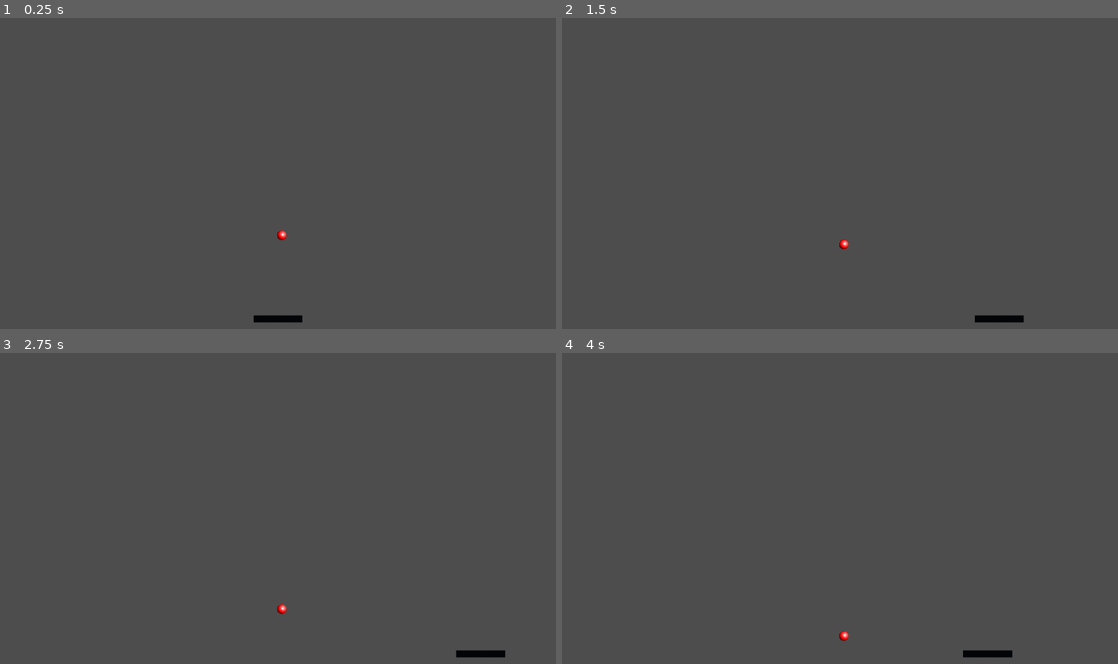
Above: before the commit, frames 1-4 (two rows, left to right).
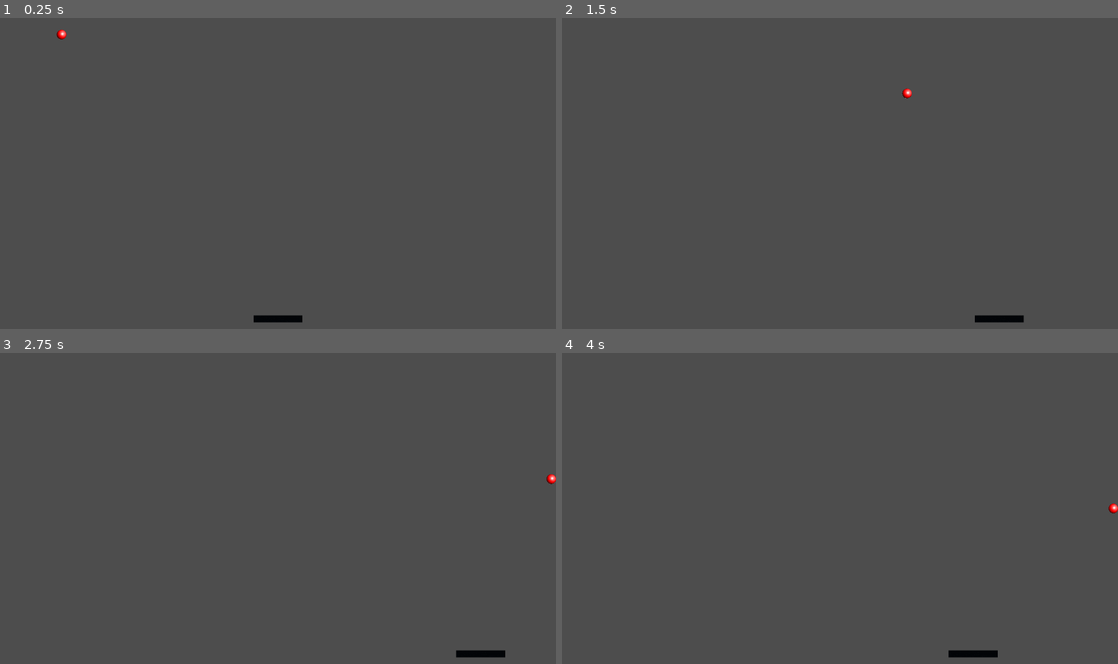
Above: after the commit, the same moments.

Repository: Archaoss/OneLastBrick
Game: Godot game, scene res://main.tscn
The game is run twice, just before and just after one commit, with the same random seed, the same clock (stepped at 60 frames per second) and the same inputs.
Inputs:
- Up to frame 1 (0.25 s): no input
- Up to frame 2 (1.5 s): hold D (move_right) 0.53-1.28 s; hold A (move_left) from 1.28 s (still down)
- Up to frame 3 (2.75 s): release A (move_left) at 2.03 s; hold D (move_right) from 2.03 s (still down)
- Up to frame 4 (4 s): release D (move_right) at 3.53 s; hold A (move_left) from 3.53 s (still down)

The runs differ from the first frame. In frame 1, less than 0.1% of the frame differs, in the area x 10-52%, y 3-72%; in frame 2, less than 0.1%; in frame 3, less than 0.1%; in frame 4, 0.2%, in the area x 49-100%, y 48-98%.

Commit message:
restructured tree

Diff:
--- a/main.tscn
+++ b/main.tscn
@@ -1,45 +1,19 @@
-[gd_scene load_steps=9 format=3 uid="uid://8mtskc3mfd6r"]
+[gd_scene load_steps=6 format=3 uid="uid://8mtskc3mfd6r"]
 
 [ext_resource type="Script" path="res://scripts/main.gd" id="1_lp3pw"]
-[ext_resource type="PackedScene" uid="uid://cxirmragua7gr" path="res://paddle.tscn" id="2_islsm"]
-[ext_resource type="PackedScene" uid="uid://d2nqd86k3nlt8" path="res://ball.tscn" id="2_l2ai3"]
-
-[sub_resource type="PhysicsMaterial" id="PhysicsMaterial_ka06k"]
-bounce = 0.3
-
-[sub_resource type="WorldBoundaryShape2D" id="WorldBoundaryShape2D_ua8mn"]
-normal = Vector2(0, 1)
-
-[sub_resource type="WorldBoundaryShape2D" id="WorldBoundaryShape2D_0ay7t"]
-distance = -1080.0
-
-[sub_resource type="WorldBoundaryShape2D" id="WorldBoundaryShape2D_6mmx8"]
-normal = Vector2(1, 0)
-
-[sub_resource type="WorldBoundaryShape2D" id="WorldBoundaryShape2D_y7d0g"]
-normal = Vector2(-1, 0)
-distance = -1920.0
+[ext_resource type="PackedScene" uid="uid://d2nqd86k3nlt8" path="res://scenes/ball.tscn" id="2_ub5lu"]
+[ext_resource type="PackedScene" uid="uid://ci85srjw3cue7" path="res://scenes/brick.tscn" id="3_m55pp"]
+[ext_resource type="PackedScene" uid="uid://cxirmragua7gr" path="res://scenes/paddle.tscn" id="3_oj06k"]
+[ext_resource type="PackedScene" uid="uid://ckc2iu2kubfp0" path="res://scenes/walls.tscn" id="5_gcfsb"]
 
 [node name="Main" type="Node"]
 script = ExtResource("1_lp3pw")
 
-[node name="Ball" parent="." instance=ExtResource("2_l2ai3")]
-position = Vector2(960, 720)
+[node name="Ball" parent="." instance=ExtResource("2_ub5lu")]
 
-[node name="Paddle" parent="." instance=ExtResource("2_islsm")]
+[node name="Brick" parent="." instance=ExtResource("3_m55pp")]
+
+[node name="Paddle" parent="." instance=ExtResource("3_oj06k")]
 position = Vector2(960, 1040)
 
-[node name="Walls" type="StaticBody2D" parent="."]
-physics_material_override = SubResource("PhysicsMaterial_ka06k")
-
-[node name="Top" type="CollisionShape2D" parent="Walls"]
-shape = SubResource("WorldBoundaryShape2D_ua8mn")
-
-[node name="Bottom" type="CollisionShape2D" parent="Walls"]
-shape = SubResource("WorldBoundaryShape2D_0ay7t")
-
-[node name="Left" type="CollisionShape2D" parent="Walls"]
-shape = SubResource("WorldBoundaryShape2D_6mmx8")
-
-[node name="Right" type="CollisionShape2D" parent="Walls"]
-shape = SubResource("WorldBoundaryShape2D_y7d0g")
+[node name="Walls" parent="." instance=ExtResource("5_gcfsb")]
--- a/ball.tscn
+++ b/scenes/ball.tscn
@@ -4,13 +4,15 @@
 [ext_resource type="Script" path="res://scripts/ball.gd" id="1_hdb8l"]
 
 [sub_resource type="PhysicsMaterial" id="PhysicsMaterial_2hxeg"]
-bounce = 0.66
+bounce = 1.0
 
 [sub_resource type="CircleShape2D" id="CircleShape2D_d445l"]
 radius = 17.0
 
 [node name="Ball" type="RigidBody2D"]
+position = Vector2(1, 0)
 physics_material_override = SubResource("PhysicsMaterial_2hxeg")
+gravity_scale = 0.0
 script = ExtResource("1_hdb8l")
 
 [node name="Sprite2D" type="Sprite2D" parent="."]
--- /dev/null
+++ b/scenes/walls.tscn
@@ -0,0 +1,62 @@
+[gd_scene load_steps=10 format=3 uid="uid://ckc2iu2kubfp0"]
+
+[sub_resource type="PhysicsMaterial" id="PhysicsMaterial_pylmc"]
+bounce = 1.0
+
+[sub_resource type="WorldBoundaryShape2D" id="WorldBoundaryShape2D_0u7aa"]
+normal = Vector2(0, 1)
+
+[sub_resource type="WorldBoundaryShape2D" id="WorldBoundaryShape2D_p5ro0"]
+
+[sub_resource type="WorldBoundaryShape2D" id="WorldBoundaryShape2D_nmdhc"]
+normal = Vector2(1, 0)
+
+[sub_resource type="WorldBoundaryShape2D" id="WorldBoundaryShape2D_8sf3a"]
+normal = Vector2(-1, 0)
+
+[sub_resource type="WorldBoundaryShape2D" id="WorldBoundaryShape2D_fkvnc"]
+normal = Vector2(1, 1)
+
+[sub_resource type="WorldBoundaryShape2D" id="WorldBoundaryShape2D_v7k73"]
+normal = Vector2(-1, 1)
+
+[sub_resource type="WorldBoundaryShape2D" id="WorldBoundaryShape2D_pt6lr"]
+normal = Vector2(1, -1)
+
+[sub_resource type="WorldBoundaryShape2D" id="WorldBoundaryShape2D_yr5kg"]
+normal = Vector2(-1, -1)
+
+[node name="Walls" type="StaticBody2D"]
+physics_material_override = SubResource("PhysicsMaterial_pylmc")
+
+[node name="Top" type="CollisionShape2D" parent="."]
+position = Vector2(960, 0)
+shape = SubResource("WorldBoundaryShape2D_0u7aa")
+
+[node name="Bottom" type="CollisionShape2D" parent="."]
+position = Vector2(960, 1080)
+shape = SubResource("WorldBoundaryShape2D_p5ro0")
+
+[node name="Left" type="CollisionShape2D" parent="."]
+position = Vector2(0, 540)
+shape = SubResource("WorldBoundaryShape2D_nmdhc")
+
+[node name="Right" type="CollisionShape2D" parent="."]
+position = Vector2(1920, 540)
+shape = SubResource("WorldBoundaryShape2D_8sf3a")
+
+[node name="TopLeft" type="CollisionShape2D" parent="."]
+position = Vector2(10, 10)
+shape = SubResource("WorldBoundaryShape2D_fkvnc")
+
+[node name="TopRight" type="CollisionShape2D" parent="."]
+position = Vector2(1910, 10)
+shape = SubResource("WorldBoundaryShape2D_v7k73")
+
+[node name="BottomLeft" type="CollisionShape2D" parent="."]
+position = Vector2(10, 1070)
+shape = SubResource("WorldBoundaryShape2D_pt6lr")
+
+[node name="BottomRight" type="CollisionShape2D" parent="."]
+position = Vector2(1910, 1070)
+shape = SubResource("WorldBoundaryShape2D_yr5kg")
--- a/scripts/ball.gd
+++ b/scripts/ball.gd
@@ -1,15 +1,16 @@
 extends RigidBody2D
 
-@onready var viewport_width = get_viewport_rect().size;
 
 @export var speed := 400 # px/s
 var velocity := Vector2()
 
+
 func _ready() -> void:
 	velocity = Vector2.from_angle(randf()) * speed
-	print(velocity)
 
 
 func _physics_process(delta: float) -> void:
 	position += velocity * delta
-	#position = position.clamp(Vector2.ZERO, viewport_width)
+	var infocol = move_and_collide(velocity * delta)
+# 	if infocol:
+# 		print(infocol)
--- a/scripts/main.gd
+++ b/scripts/main.gd
@@ -1,13 +1,9 @@
 extends Node
 
 
-# Called when the node enters the scene tree for the first
-# time.
 func _ready():
-	pass # Replace with function body.
+	pass
 
-# Called every frame. 'delta' is the elapsed time since
-# the previous frame.
 func _process(_delta):
 	if Input.is_action_pressed("quit"):
 		get_tree().quit();
--- a/scripts/paddle.gd
+++ b/scripts/paddle.gd
@@ -1,19 +1,20 @@
 extends CharacterBody2D
 
 
-@onready var viewport_width = get_viewport_rect().size;
+@onready var viewport_size = get_viewport_rect().size;
 
 @export var width:  int = 50
 @export var height: int = 10
 @export var speed:  int = 100
 
 
-# Called when the node enters the scene tree for the first time.
 func _ready():
-	pass # Replace with function body.
+# 	transform.origin = Vector2(viewport_width.x / 2, 40)
+	position.x = viewport_size.x / 2;
+	position.y = viewport_size.y - 40;
+	pass
 
 
-# Called every frame. 'delta' is the elapsed time since the previous frame.
 func _physics_process(delta: float) -> void:
 	velocity = Vector2.ZERO # The player's movement vector.
 	if Input.is_action_pressed("move_right"):
@@ -25,4 +26,6 @@
 		velocity = velocity.normalized() * speed
 
 	position += velocity * delta
-	position = position.clamp(Vector2.ZERO, viewport_width)
+
+	var gab = Vector2(width, height)
+	position = position.clamp(gab, viewport_size - gab)
Renamed: brick.tscn -> scenes/brick.tscn
Renamed: paddle.tscn -> scenes/paddle.tscn
Not shown, changed: scripts/Session.vim
